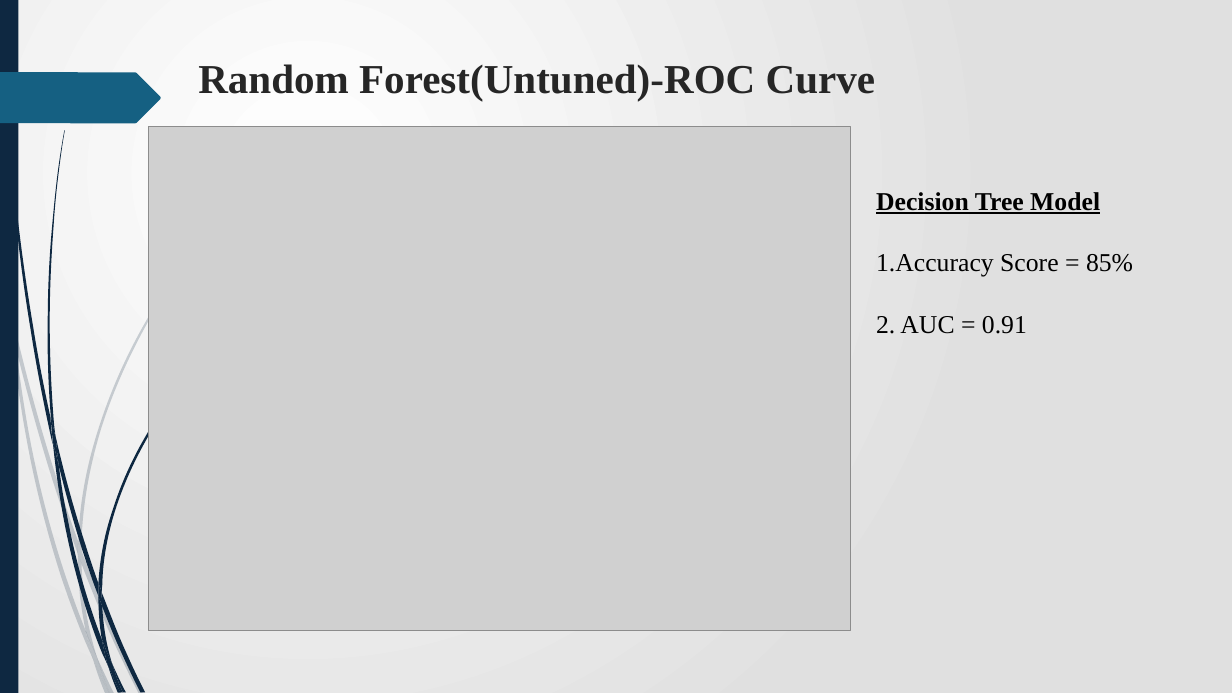
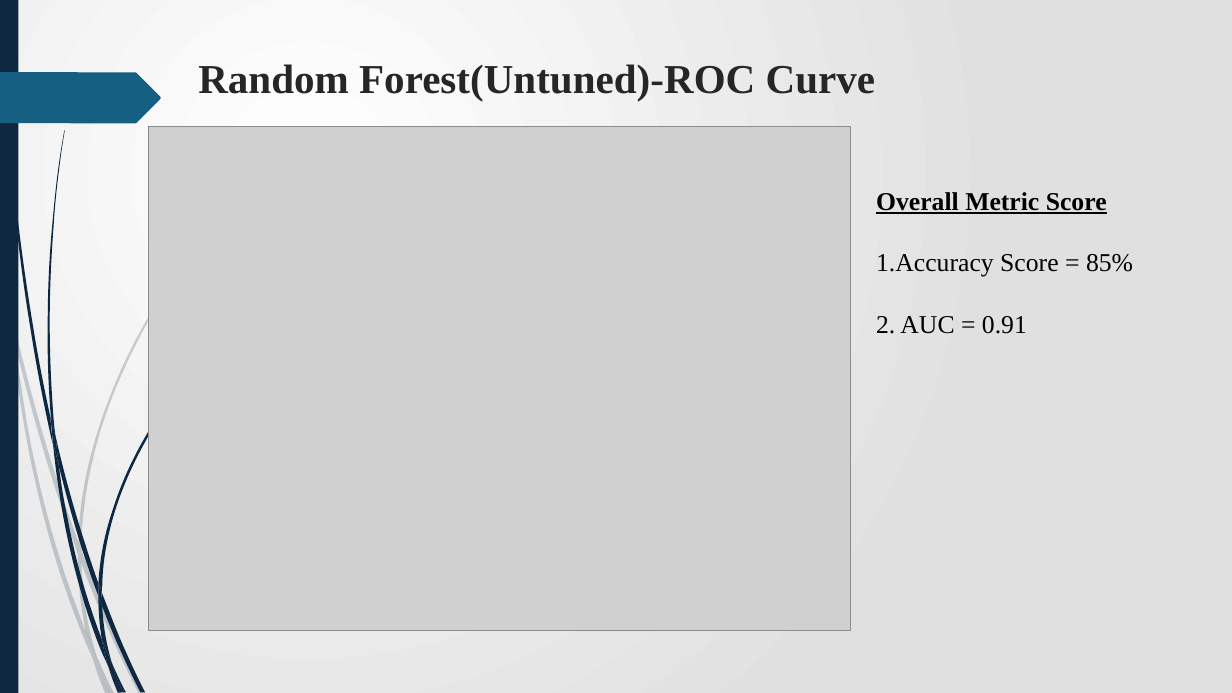
Before and after one commit to James-tech4/JAMES-PHASE-3-DSPT-8-PROJECT, a slide deck: slide 15 of Presentation.pptx. Drawn at 1232x693 pixels with LibreOffice and Linux fonts; fonts in the diff are those of the drawing; grey boxes stand for pictures. Boxes give left, top, right and bottom in pixels: in the first picture for what was removed or moved away, otherwise in the second. Text is boxed around its words. In the diff, an @@ line names an element or a change of style, - is before the commit and + after.

```diff
--- a/Presentation.pptx
+++ b/Presentation.pptx
@@ text at (x1=876, y1=192, x2=1107, y2=214): text changed @@
-Decision Tree Model
+Overall Metric Score
```
Also in this commit, not shown: 3 other slides changed, 2 slides added, 2 slides removed, 1 other file.
